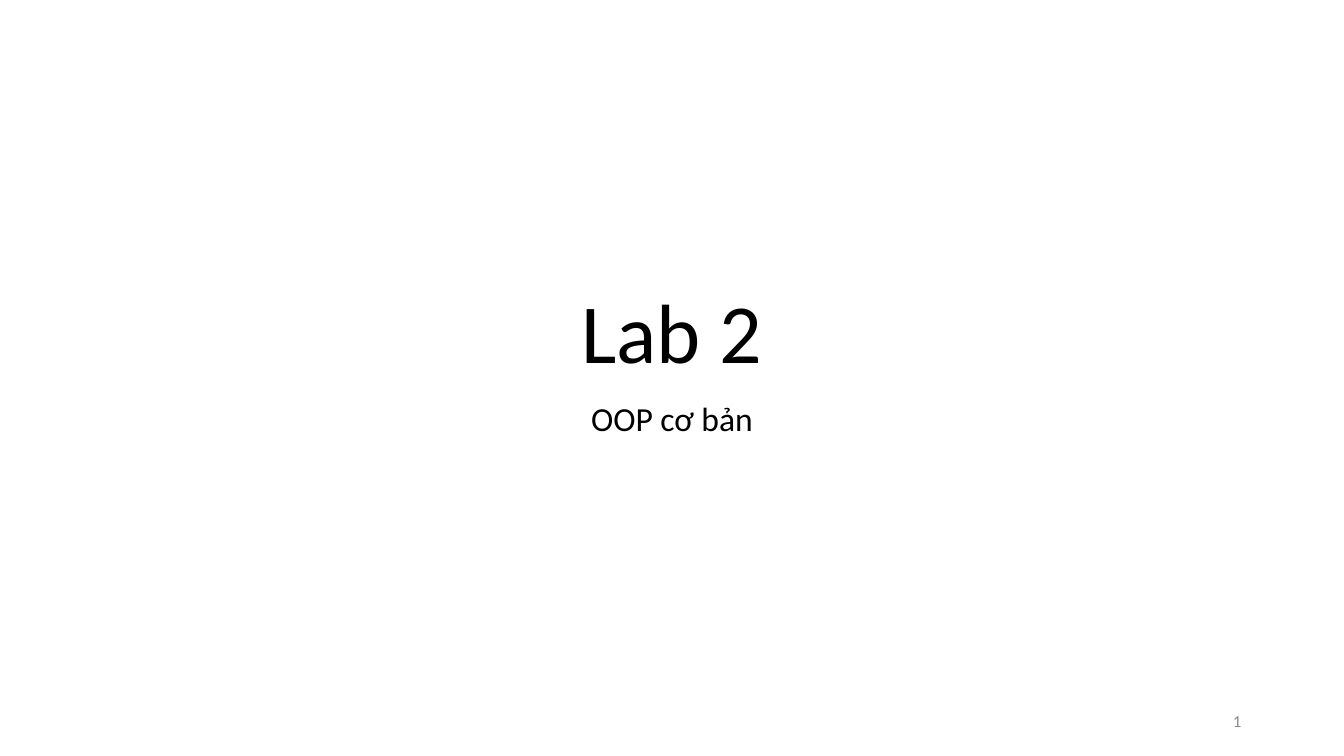
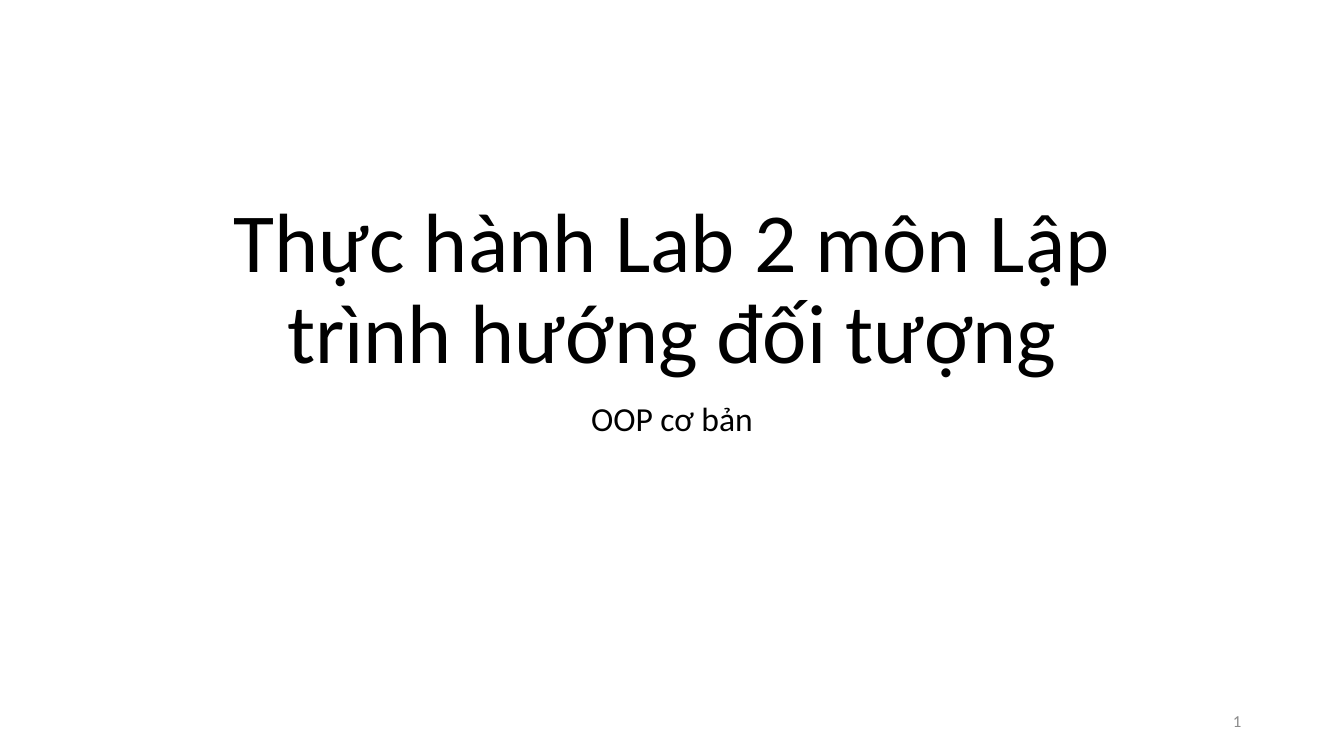
Before and after one commit to vutuanhai237/CourseMaterialsUIT, a slide deck: slide 1 of IT002-OOP/Slide thực hành/Lab 2. BasicOOP.pptx. Drawn at 1344x756 pixels with LibreOffice and Linux fonts; fonts in the diff are those of the drawing. Boxes give left, top, right and bottom in pixels: in the first picture for what was removed or moved away, otherwise in the second. Text is boxed around its words. In the diff, an @@ line names an element or a change of style, - is before the commit and + after.

```diff
--- a/IT002-OOP/Slide thực hành/Lab 2. BasicOOP.pptx
+++ b/IT002-OOP/Slide thực hành/Lab 2. BasicOOP.pptx
@@ title at (234,213,1110,378): text changed @@
-Lab 2
+Thực hành Lab 2 môn Lập trình hướng đối tượng
```
Also in this commit, not shown: 5 other files.
